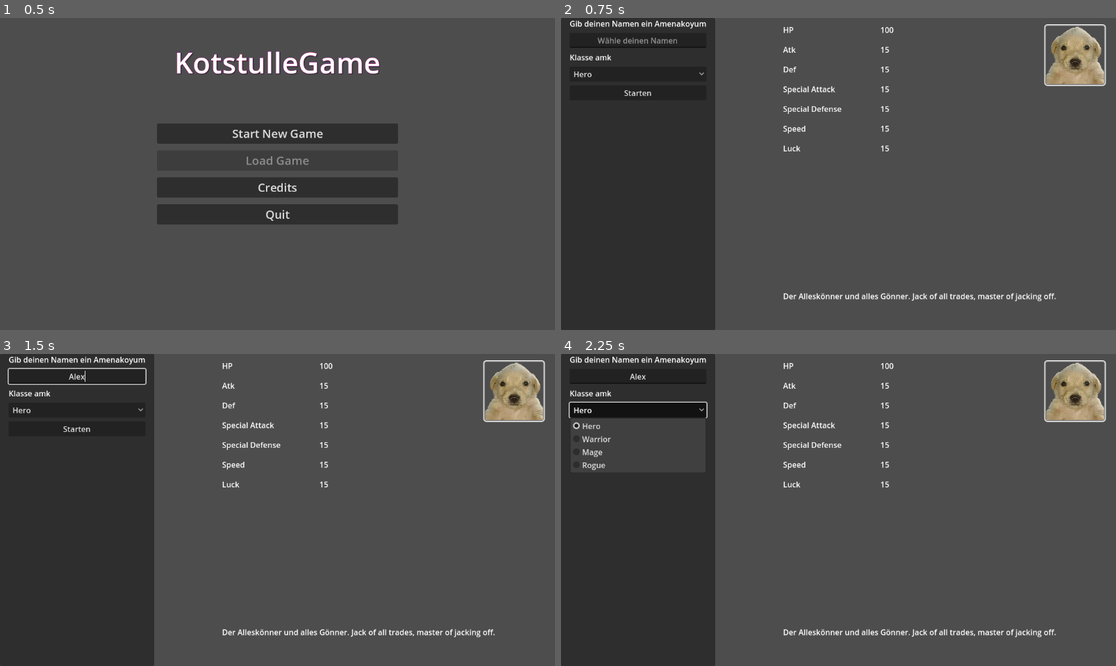
Above: before the commit, frames 1-4 (two rows, left to right).
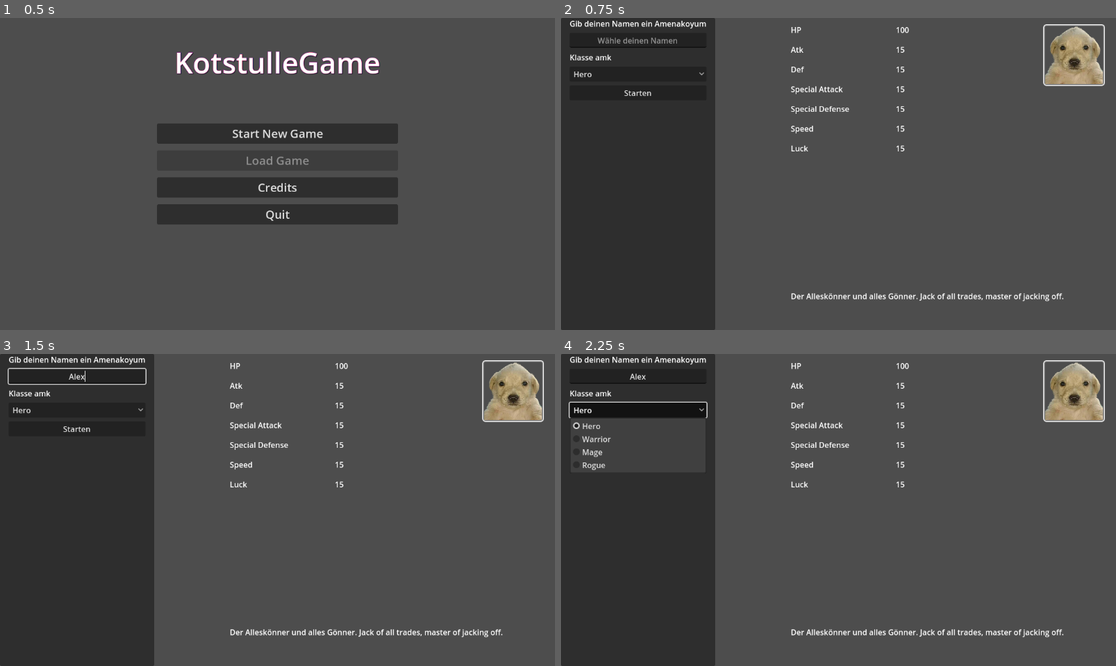
Above: after the commit, the same moments.

Repository: Marv0407/kotstulle-game
Game: Godot game, scene res://scenes/control.tscn
The game is run twice, just before and just after one commit, with the same random seed, the same clock (stepped at 60 frames per second) and the same inputs. The engine's default icon, where the game draws it, is replaced by a stand-in: a white triangle on a blue panel in a dark square.
Inputs (mouse positions are in pixels of both pictures, inside the frame that each line leads up to):
- Up to frame 1 (0.5 s): no input
- Up to frame 2 (0.75 s): click "Start New Game" at 0.5 s
- Up to frame 3 (1.5 s): click (77, 375) at 1.27 s; type "Alex" at 1.35 s
- Up to frame 4 (2.25 s): click "Hero" at 2 s

Frame 1 is identical in both runs. In frame 2, 1.8% of the frame differs, in the area x 40-99%, y 2-91%; in frame 3, 1.8%; in frame 4, 1.8%.

Commit message:
Add rogue portrait and update UI spacing
Adds a new portrait asset (assets/portraits/jotchua_rogue.png) and updates ressources/PlayerCharacters/Rogue.tres to reference the new texture. Also tweaks scenes/CharacterCreator.tscn layout: adds offset_left/offset_right and increases theme_override_constants/h_separation from 80 to 96 to adjust UI spacing for the portrait. No gameplay logic changes.

Diff:
--- a/ressources/PlayerCharacters/Rogue.tres
+++ b/ressources/PlayerCharacters/Rogue.tres
@@ -1,6 +1,6 @@
 [gd_resource type="Resource" script_class="CharData" load_steps=7 format=3 uid="uid://csa5c6dv3fevt"]
 
-[ext_resource type="Texture2D" uid="uid://do6usik1g3hr0" path="res://icon.svg" id="1_td7qg"]
+[ext_resource type="Texture2D" uid="uid://djxkgf20hw71d" path="res://assets/portraits/jotchua_rogue.png" id="1_4hkio"]
 [ext_resource type="Script" uid="uid://b4vfx11poblgj" path="res://scripts/char_data.gd" id="2_ld8wj"]
 [ext_resource type="Script" uid="uid://d0ehdwbbf3lbd" path="res://scripts/SkillData.gd" id="3_8t7mf"]
 [ext_resource type="Resource" uid="uid://dgidyqwyuvip7" path="res://ressources/skills/PlayerAttack.tres" id="4_yf2f1"]
@@ -18,7 +18,7 @@
 luck = 20
 speed = 20
 level = 1
-portrait = ExtResource("1_td7qg")
+portrait = ExtResource("1_4hkio")
 description = "Der dunkelhäutige Dieb, agiert gerne aus dem Schatten. Spielt sein lebenlang auf der höchsten Schwierigkeitsstufe. Die Menschen haben schon immer geklaut."
 skills = Array[ExtResource("3_8t7mf")]([ExtResource("4_yf2f1"), ExtResource("5_htwhf"), ExtResource("6_r4nc4")])
 metadata/_custom_type_script = "uid://b4vfx11poblgj"
--- a/scenes/CharacterCreator.tscn
+++ b/scenes/CharacterCreator.tscn
@@ -88,6 +88,8 @@
 anchor_top = 0.02
 anchor_right = 0.98
 anchor_bottom = 0.98
+offset_left = 16.199982
+offset_right = -1.9599609
 grow_horizontal = 0
 grow_vertical = 2
 theme_override_styles/panel = SubResource("StyleBoxFlat_esd1d")
@@ -96,7 +98,7 @@
 layout_mode = 1
 offset_right = 196.0
 offset_bottom = 233.0
-theme_override_constants/h_separation = 80
+theme_override_constants/h_separation = 96
 theme_override_constants/v_separation = 18
 columns = 2
 
Binary file added: assets/portraits/jotchua_rogue.png
